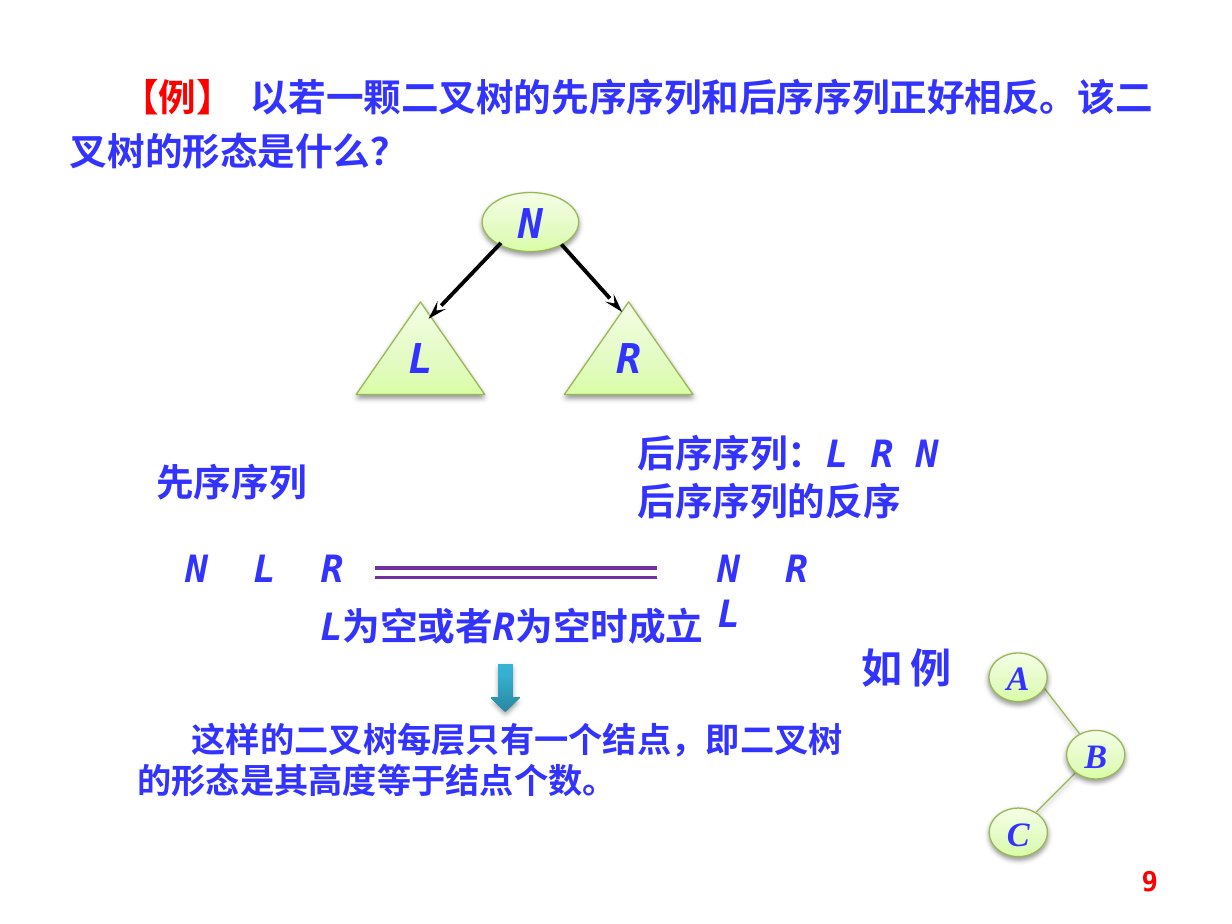
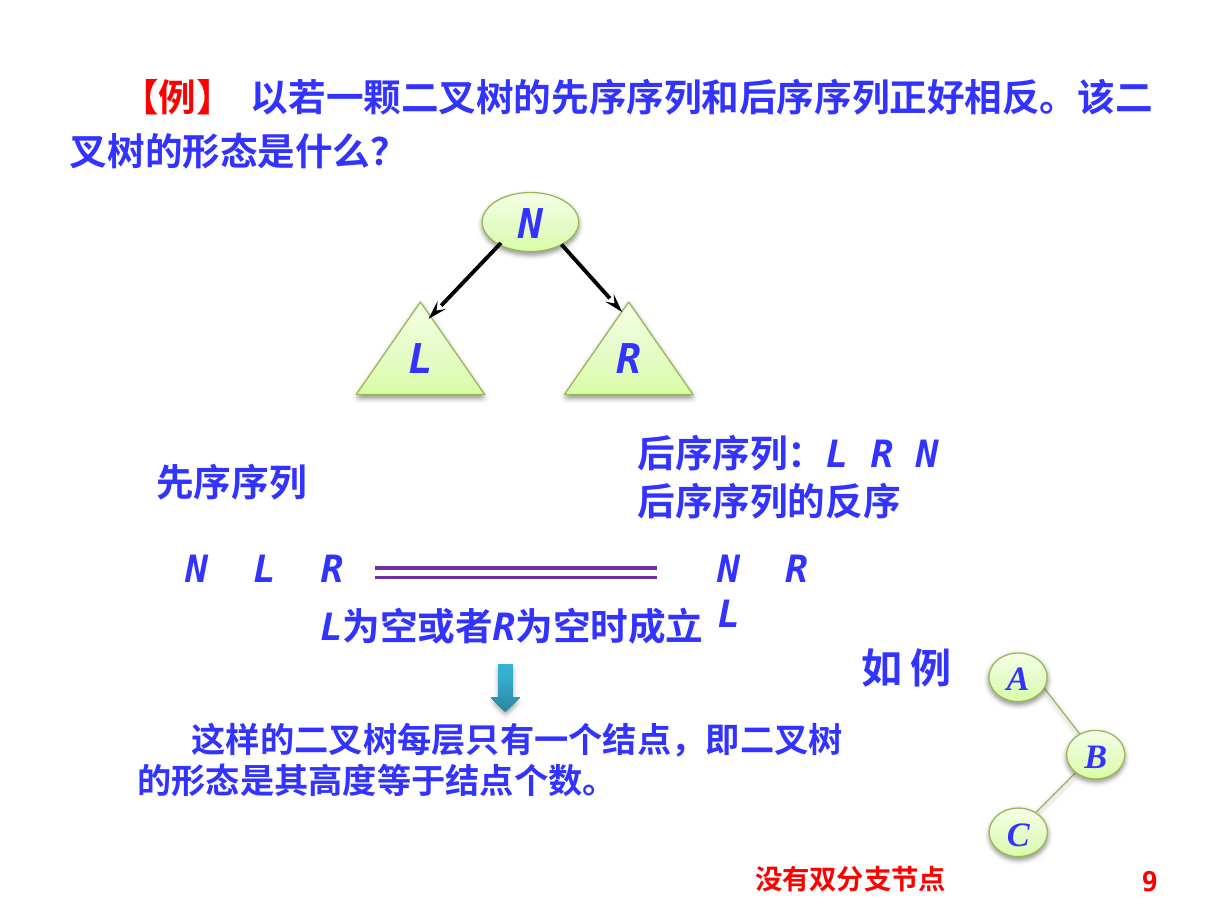
Before and after one commit to asandstar/ds_24fall, a slide deck: slide 9 of 数据结构_第8课_树B.pptx. Drawn at 1232x924 pixels with LibreOffice and Linux fonts; fonts in the diff are those of the drawing. Boxes give left, top, right and bottom in pixels: in the first picture for what was removed or moved away, otherwise in the second. Text is boxed around its words. In the diff, an @@ line names an element or a change of style, - is before the commit and + after.

```diff
--- a/数据结构_第8课_树B.pptx
+++ b/数据结构_第8课_树B.pptx
@@ text added at bbox=[755, 865, 946, 892], 16 pt, text #FF0000, bold @@
+没有双分支节点
```
Also in this commit, not shown: 1 other slide changed, 10 other files.
